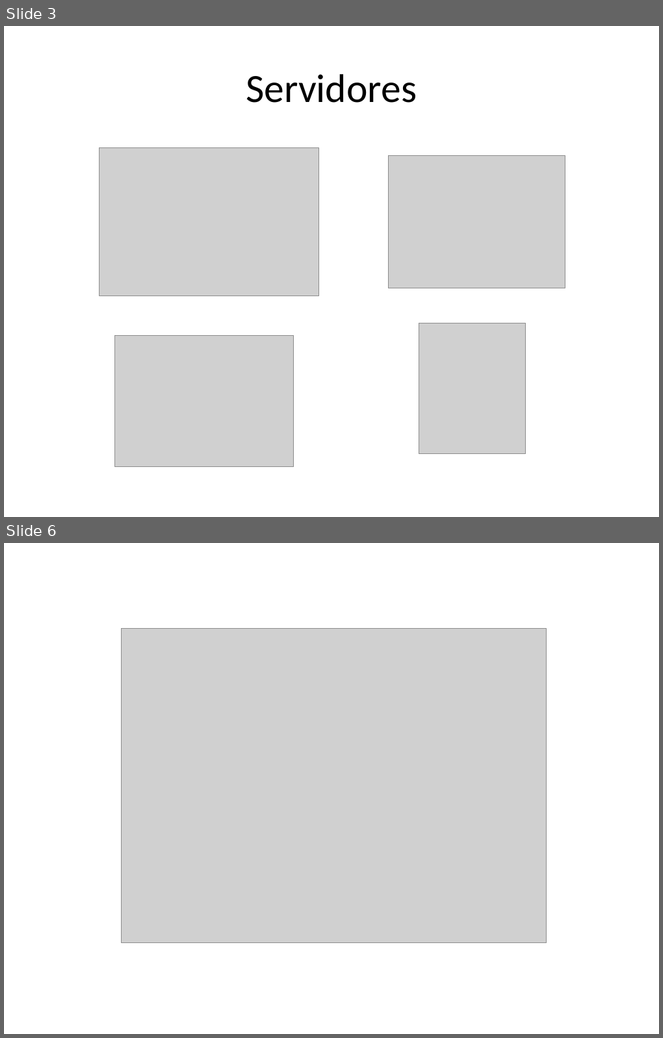
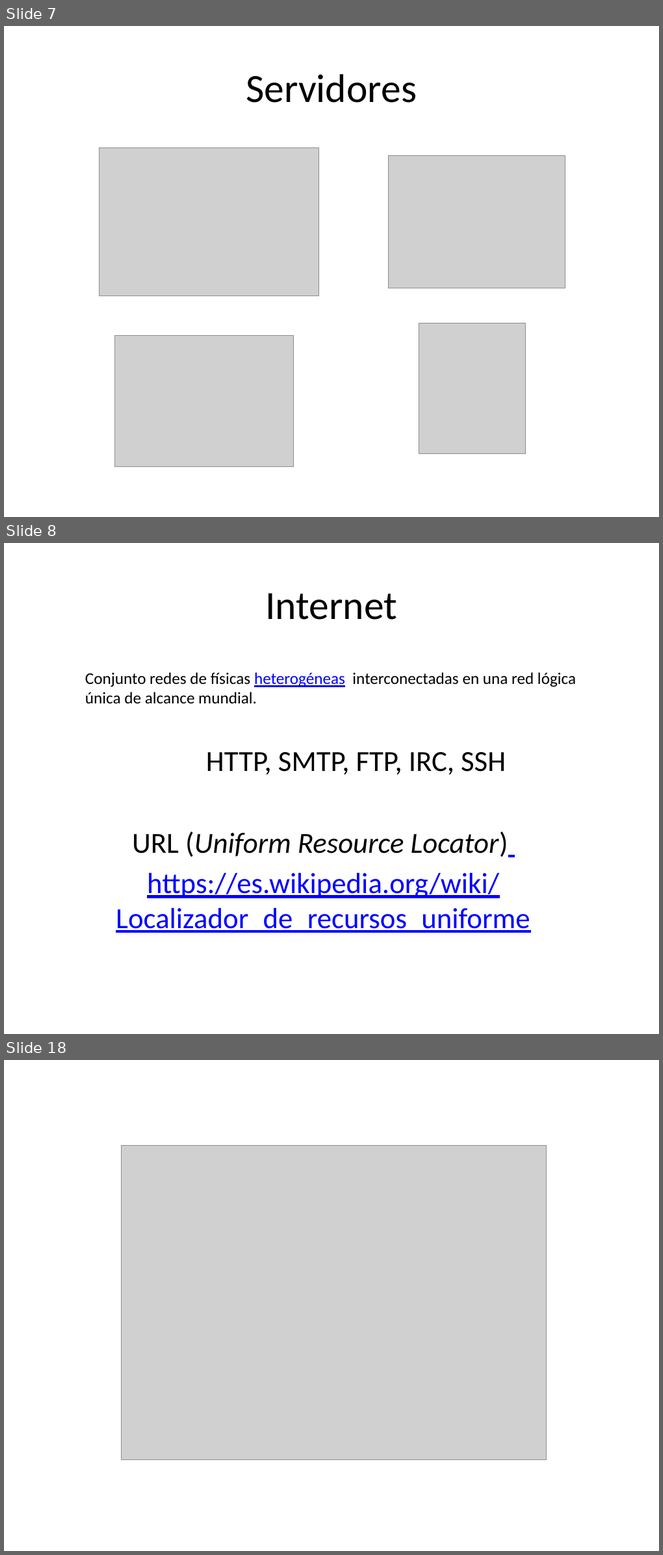
Before and after one commit to ceta-project/materiales, a slide deck: Ceta-02-CS-Http.pptx. Shown one above the other, each under a label of ours: slides 3 and 6 before the commit, slides 7, 8 and 18 after it; the slides between them are not shown. The pictures are 663x1038 and 663x1555 pixels, drawn with LibreOffice and Linux fonts; fonts in the diff are those of the drawing; grey boxes stand for pictures. Boxes give left, top, right and bottom in pixels: in the first picture for what was removed or moved away, otherwise in the second. Text is boxed around its words. In the diff, an @@ line names an element or a change of style, - is before the commit and + after.

Commit message:
IP-CS-HTTP-HTML

```diff
--- a/Ceta-02-CS-Http.pptx
+++ b/Ceta-02-CS-Http.pptx
@@ slide 8 added at <box>4,543,659,1034</box>, background #FFFFFF @@
@@ title added at <box>266,593,398,620</box>, 44 pt, text #000000 @@
+Internet
@@ text added at <box>85,672,576,704</box>, 18 pt, text #000000 @@
+Conjunto redes de físicas heterogéneas interconectadas en una red lógica única de alcance mundial.
@@ text added at <box>116,752,530,933</box>, 32 pt, text #0000FF, underline @@
+HTTP, SMTP, FTP, IRC, SSH
+URL (Uniform Resource Locator)
+https://es.wikipedia.org/wiki/Localizador_de_recursos_uniforme
@@ what was slide 3 is now slide 7 @@
@@ what was slide 6 is now slide 18 @@
```
Also in this commit, not shown: 2 slides changed, 12 other slides added, 1 slide removed, 3 other files.
